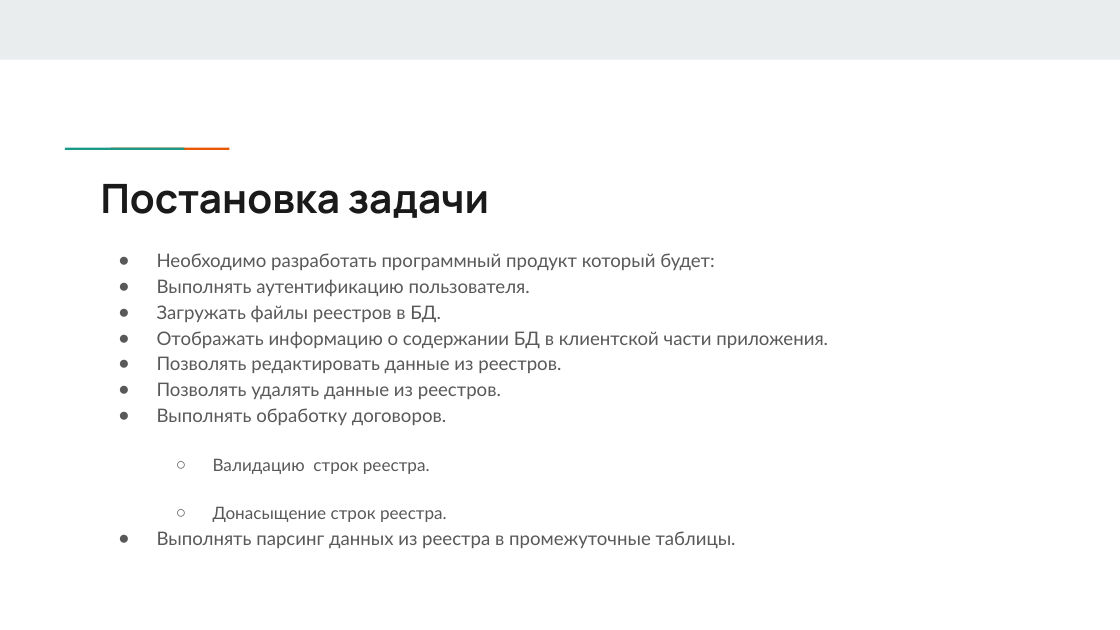
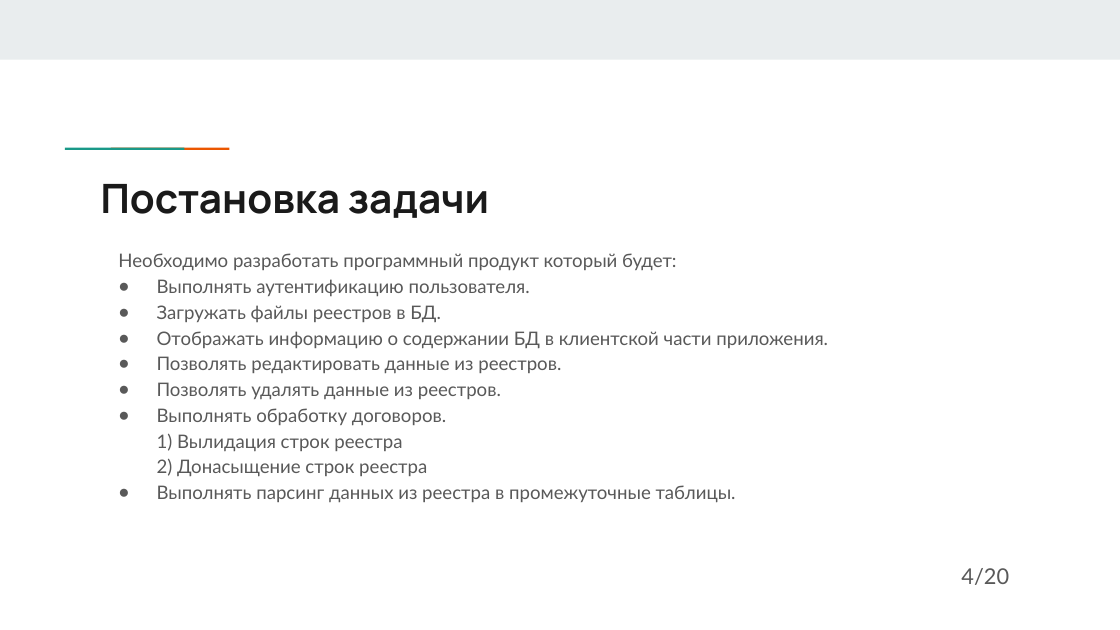
Before and after one commit to DaNkOMeN/MyDiplom, a slide deck: slide 5 of Последняя версия презентации.pptx. Drawn at 1120x630 pixels with LibreOffice and Linux fonts; fonts in the diff are those of the drawing. Boxes give left, top, right and bottom in pixels: in the first picture for what was removed or moved away, otherwise in the second. Text is boxed around its words. In the diff, an @@ line names an element or a change of style, - is before the commit and + after.

```diff
--- a/Последняя версия презентации.pptx
+++ b/Последняя версия презентации.pptx
@@ text at <box>118,253,676,271</box>: bullet ● to none @@
@@ text at <box>157,434,427,477</box>: text changed; size 11 to 12 pt @@
-  ○ Валидацию строк реестра.
-  ○ Донасыщение строк реестра.
+1) Вылидация строк реестра
+2) Донасыщение строк реестра
@@ text added at <box>961,568,1009,585</box>, 14 pt, text #595959 @@
+4/20
```
Also in this commit, not shown: 16 other slides changed, 3 slides added, 2 slides removed, 3 other files.
